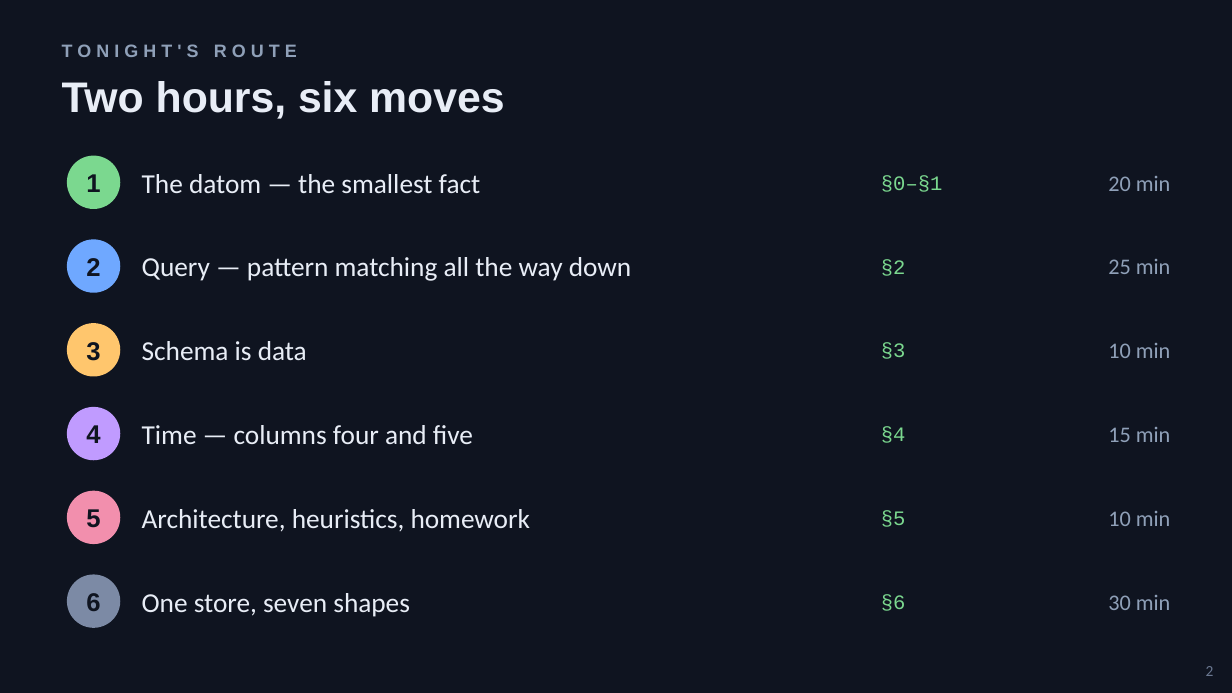
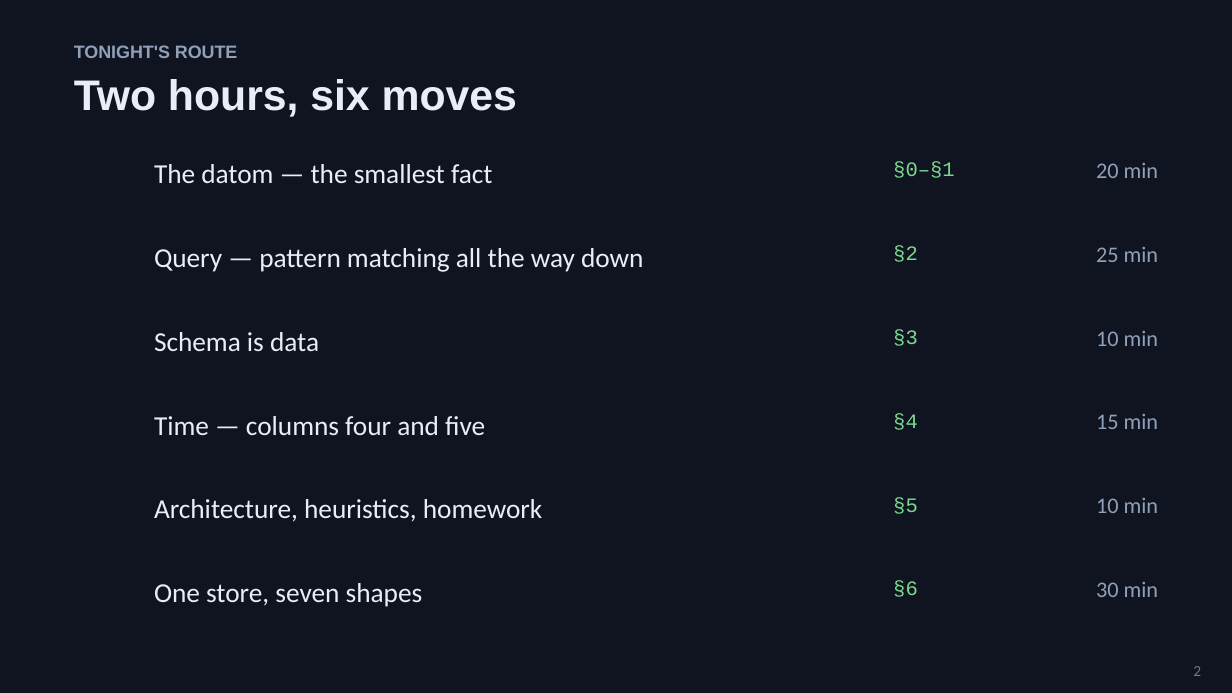
Before and after one commit to 4coders-com-br/datomic-model, a slide deck: slide 2 of domain-modeling-with-datoms.pptx. Drawn at 1232x693 pixels with LibreOffice and Linux fonts; fonts in the diff are those of the drawing. Boxes give left, top, right and bottom in pixels: in the first picture for what was removed or moved away, otherwise in the second. Text is boxed around its words. In the diff, an @@ line names an element or a change of style, - is before the commit and + after.

```diff
--- a/domain-modeling-with-datoms.pptx
+++ b/domain-modeling-with-datoms.pptx
@@ text "TONIGHT'S ROUTE" at [74, 45, 237, 58]: letter spacing 3 to 0 pt; vertical alignment middle to top @@
@@ ellipse removed at [68, 156, 120, 208] @@
@@ text removed at [86, 174, 100, 192] @@
-1
@@ ellipse removed at [68, 240, 120, 292] @@
@@ text removed at [86, 258, 100, 276] @@
-2
@@ ellipse removed at [68, 324, 120, 376] @@
@@ text removed at [86, 342, 100, 361] @@
-3
@@ ellipse removed at [68, 408, 120, 460] @@
@@ text removed at [86, 425, 100, 443] @@
-4
@@ ellipse removed at [68, 492, 120, 543] @@
@@ text removed at [86, 509, 100, 528] @@
-5
@@ vertical alignment middle to top in 20 elements at [1193, 666, 1201, 676], [74, 79, 517, 117], [154, 164, 493, 183], [893, 162, 955, 178], [1096, 163, 1159, 178], [154, 248, 643, 272], [893, 246, 918, 262], [1096, 247, 1159, 262], [154, 332, 319, 351], [893, 329, 918, 346], [1096, 331, 1159, 346], [154, 416, 485, 435], [893, 413, 918, 430], [1096, 414, 1159, 429], [154, 499, 543, 522], [893, 497, 918, 514], [1096, 498, 1159, 513], [154, 583, 423, 607], [893, 581, 918, 597], [1096, 582, 1159, 597] @@
@@ ellipse removed at [68, 575, 120, 627] @@
@@ text removed at [86, 593, 100, 611] @@
-6
```
Also in this commit, not shown: 54 other slides changed, 9 other files.
